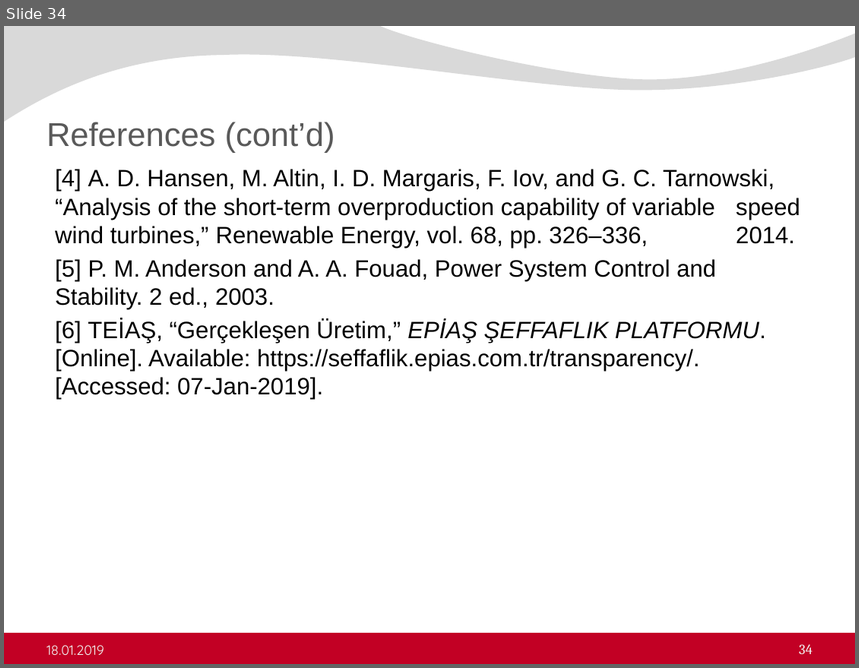
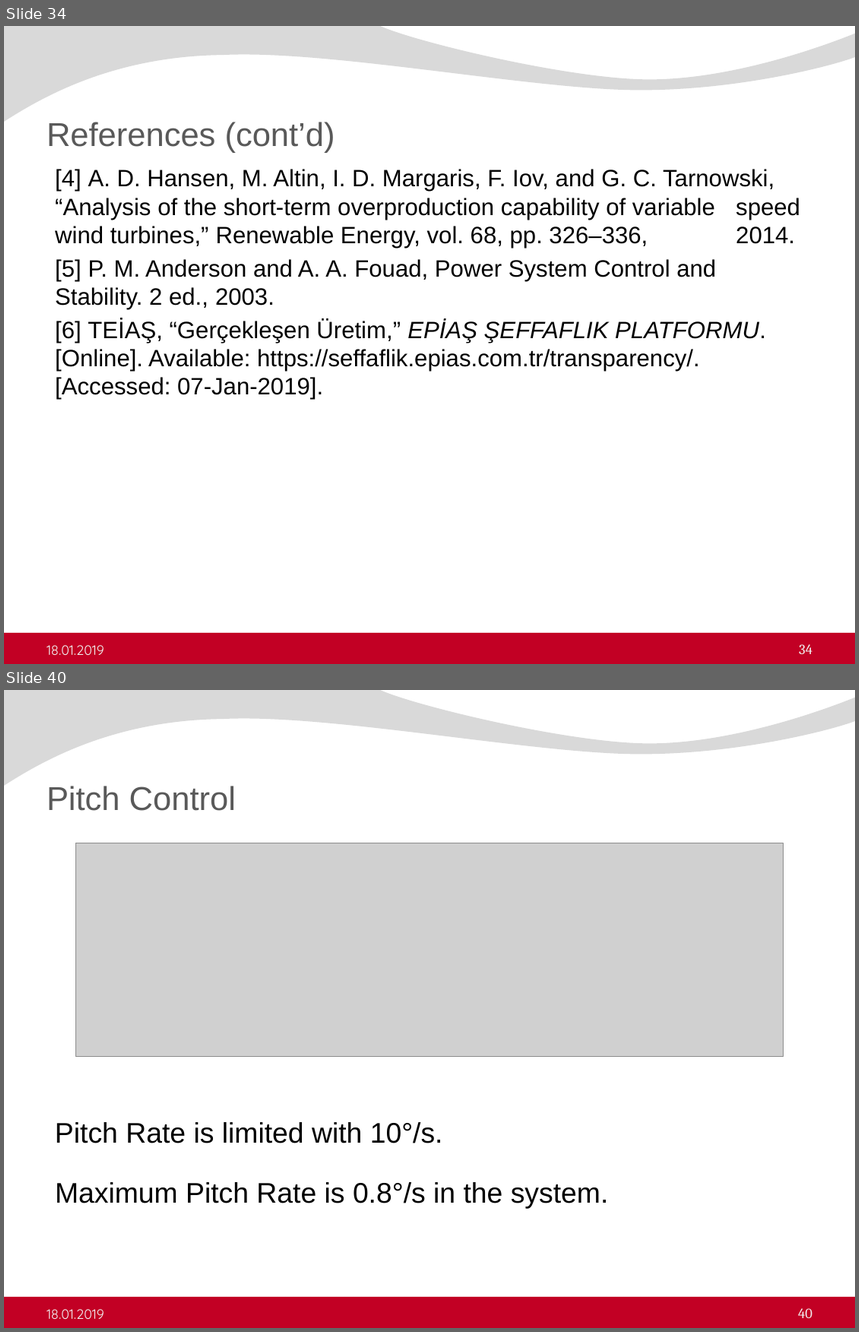
Before and after one commit to ErencanDuymaz/Research, a slide deck: Thesis/Thesis Defence/Erencan_Duymaz_thesis_defence.pptx. Shown one above the other, each under a label of ours: slide 34 before the commit, slides 34 and 40 after it; the slides between them are not shown. The pictures are 859x668 and 859x1332 pixels, drawn with LibreOffice and Linux fonts; fonts in the diff are those of the drawing; grey boxes stand for pictures; background and template pictures are left out. Boxes give left, top, right and bottom in pixels: in the first picture for what was removed or moved away, otherwise in the second. Text is boxed around its words. In the diff, an @@ line names an element or a change of style, - is before the commit and + after.

```diff
--- a/Thesis/Thesis Defence/Erencan_Duymaz_thesis_defence.pptx
+++ b/Thesis/Thesis Defence/Erencan_Duymaz_thesis_defence.pptx
@@ slide 40 added at box(4, 690, 855, 1328), background #FFFFFF; not listed: 2 template elements that a slide beside it also shows @@
@@ title added at box(47, 786, 236, 811), 28 pt, text #595959 @@
+Pitch Control
@@ picture added at box(76, 844, 784, 1057) @@
@@ text added at box(55, 1122, 443, 1144), 24 pt, text #000000 @@
+Pitch Rate is limited with 10°/s.
@@ text added at box(55, 1182, 609, 1208), 24 pt, text #000000 @@
+Maximum Pitch Rate is 0.8°/s in the system.
@@ text added at box(47, 1309, 104, 1319), 11.5 pt, text #F2F2F2 @@
+18.01.2019
@@ page number added at box(798, 1309, 813, 1319), 12 pt, text #F2F2F2 @@
+40
```
Also in this commit, not shown: 4 slides changed, 6 other slides added, 9 other files.
